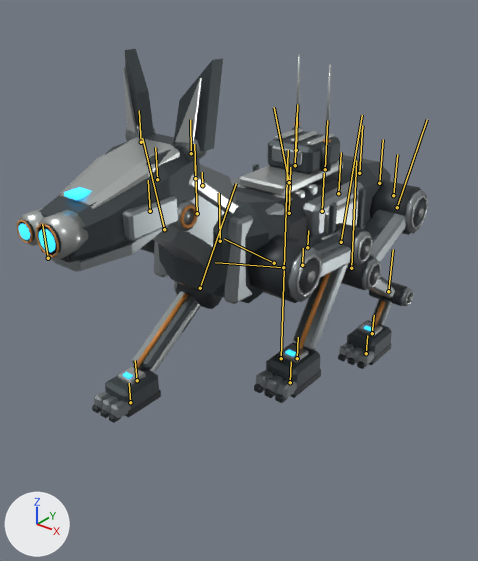
Before and after pictures for a commit that changed the glTF model assets/reckon-k9/derived/meshopt/reckon_k9_d0_lod1.meshopt.glb.
The view is the same before and after, from a 50 mm camera at (0.87, -1.273, 0.982) aimed at (-0.043, -0.131, 0.274). The axes (+X, +Y, +Z) are drawn at lower left. The lights are the same throughout. The older version comes first. Both versions are drawn at frame 11 of the action 'Run_Cycle'; the numbers are the values there. The bones that bend it are drawn over the model as lines.

Names of what the first picture shows: 'RECKON_SKIN'.
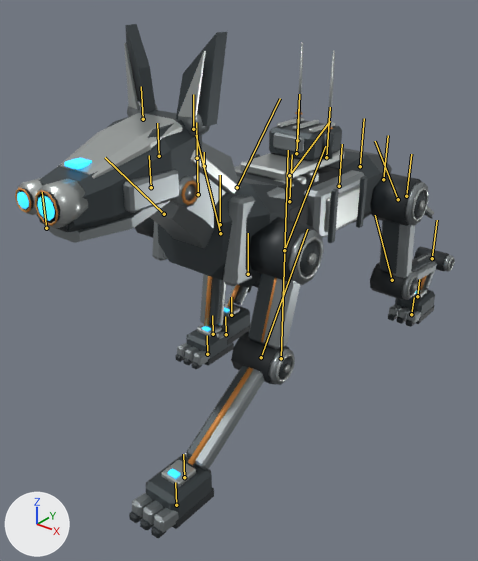
Location of each change, [x1, y1, x2, y2] in pixels of the pictures (478 x 561 px):
'RECKON_SKIN', posed (7% wider, 37% taller)
    before: [17, 49, 427, 423]
    after: [15, 24, 455, 538]
bone 'BODY', root to tip
    before: (338, 193) to (341, 152)
    after: (339, 186) to (342, 144)
bone 'EAR_R', root to tip
    before: (141, 142) to (139, 110)
    after: (143, 119) to (141, 86)
bone 'UPPER_FL', root to tip
    before: (283, 267) to (215, 262)
    after: (284, 250) to (325, 146)
bone 'LOWER_FL', root to tip
    before: (341, 242) to (362, 115)
    after: (261, 357) to (307, 229)
bone 'PAW_FL', root to tip
    before: (297, 358) to (298, 337)
    after: (184, 477) to (183, 454)
bone 'UPPER_FR', root to tip
    before: (164, 229) to (142, 138)
    after: (164, 214) to (105, 157)
bone 'LOWER_FR', root to tip
    before: (200, 288) to (236, 183)
    after: (220, 233) to (196, 135)
bone 'PAW_FR', root to tip
    before: (137, 380) to (135, 360)
    after: (213, 334) to (212, 315)
bone 'TAIL_1', root to tip
    before: (359, 173) to (362, 125)
    after: (360, 166) to (364, 118)
bone 'TAIL_2', root to tip
    before: (379, 183) to (383, 139)
    after: (383, 179) to (388, 135)
bone 'TAIL_3', root to tip
    before: (393, 195) to (397, 154)
    after: (406, 196) to (411, 154)
bone 'UPPER_HL', root to tip
    before: (397, 207) to (427, 119)
    after: (398, 199) to (375, 141)
bone 'LOWER_HL', root to tip
    before: (351, 268) to (356, 160)
    after: (392, 280) to (375, 215)
bone 'HOCK_HL', root to tip
    before: (388, 291) to (393, 249)
    after: (432, 258) to (437, 220)
bone 'UPPER_HR', root to tip
    before: (289, 182) to (274, 107)
    after: (289, 175) to (330, 121)
bone 'LOWER_HR', root to tip
    before: (274, 263) to (224, 239)
    after: (237, 187) to (280, 98)
bone 'HOCK_HR', root to tip
    before: (322, 211) to (324, 173)
    after: (248, 274) to (248, 233)

The change in detail:
Bone 'BODY' (bone_body) moves from (0.0, -0.114, 0.0) to (0.0, -0.093, 0.0).
Bone 'BODY' (bone_body) turns from (1, 0, 0) to (-1, 0, 0) degrees about its own x, y and z.
Bone 'EAR_R' (bone_ear_r) turns from (-2, 0, 0) to (1, 0, 0) degrees about its own x, y and z.
Bone 'UPPER_FL' (bone_upper_fl) turns from (67, 0, 0) to (-35, 0, 0) degrees about its own x, y and z.
Bone 'LOWER_FL' (bone_lower_fl) turns from (-78, 0, 0) to (3, 0, 0) degrees about its own x, y and z.
Bone 'PAW_FL' (bone_paw_fl) turns from (10, 0, 0) to (33, 0, 0) degrees about its own x, y and z.
Bone 'UPPER_FR' (bone_upper_fr) turns from (12, 0, 0) to (44, 0, 0) degrees about its own x, y and z.
Bone 'LOWER_FR' (bone_lower_fr) turns from (-44, 0, 0) to (-26, 0, 0) degrees about its own x, y and z.
Bone 'PAW_FR' (bone_paw_fr) turns from (32, 0, 0) to (-17, 0, 0) degrees about its own x, y and z.
Bone 'TAIL_1' (bone_tail_1) turns from (0, -2, 0) to (0, -9, 0) degrees about its own x, y and z.
Bone 'TAIL_2' (bone_tail_2) turns from (0, 4, 0) to (0, -9, 0) degrees about its own x, y and z.
Bone 'TAIL_3' (bone_tail_3) turns from (0, 8, 0) to (0, -5, 0) degrees about its own x, y and z.
Bone 'UPPER_HL' (bone_upper_hl) turns from (-32, 0, 0) to (41, 0, 0) degrees about its own x, y and z.
Bone 'LOWER_HL' (bone_lower_hl) turns from (35, 0, 0) to (-9, 0, 0) degrees about its own x, y and z.
Bone 'HOCK_HL' (bone_hock_hl) turns from (-3, 0, 0) to (-32, 0, 0) degrees about its own x, y and z.
Bone 'UPPER_HR' (bone_upper_hr) turns from (19, 0, 0) to (-59, 0, 0) degrees about its own x, y and z.
Bone 'LOWER_HR' (bone_lower_hr) turns from (37, 0, 0) to (18, 0, 0) degrees about its own x, y and z.
Bone 'HOCK_HR' (bone_hock_hr) turns from (-57, 0, 0) to (42, 0, 0) degrees about its own x, y and z.
